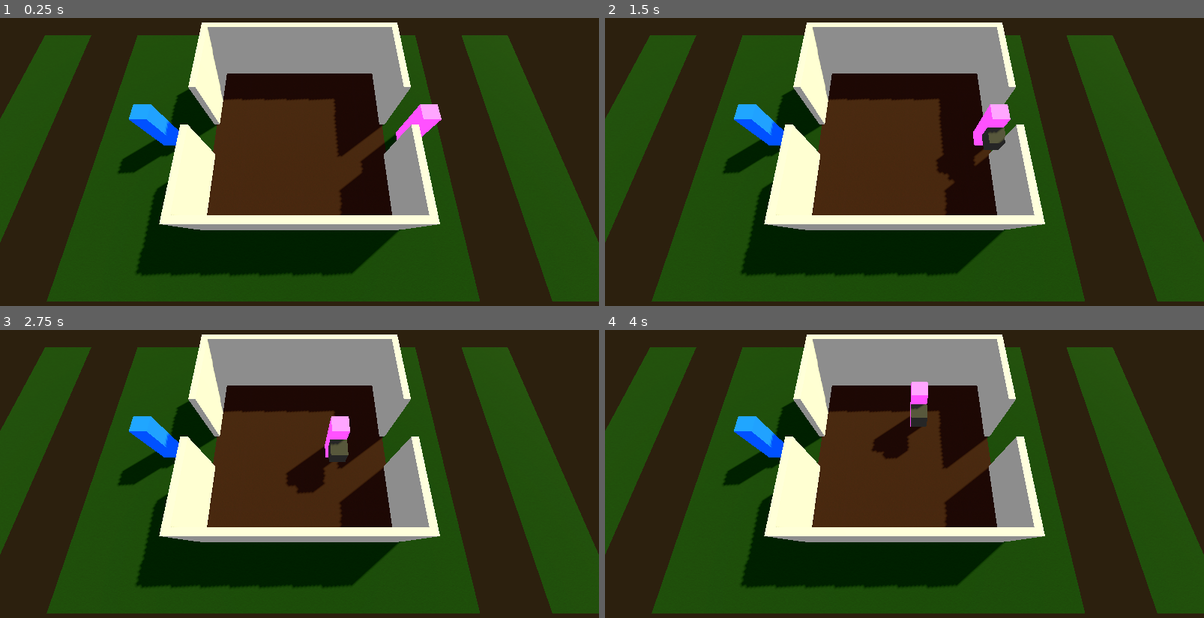
Above: before the commit, frames 1-4 (two rows, left to right).
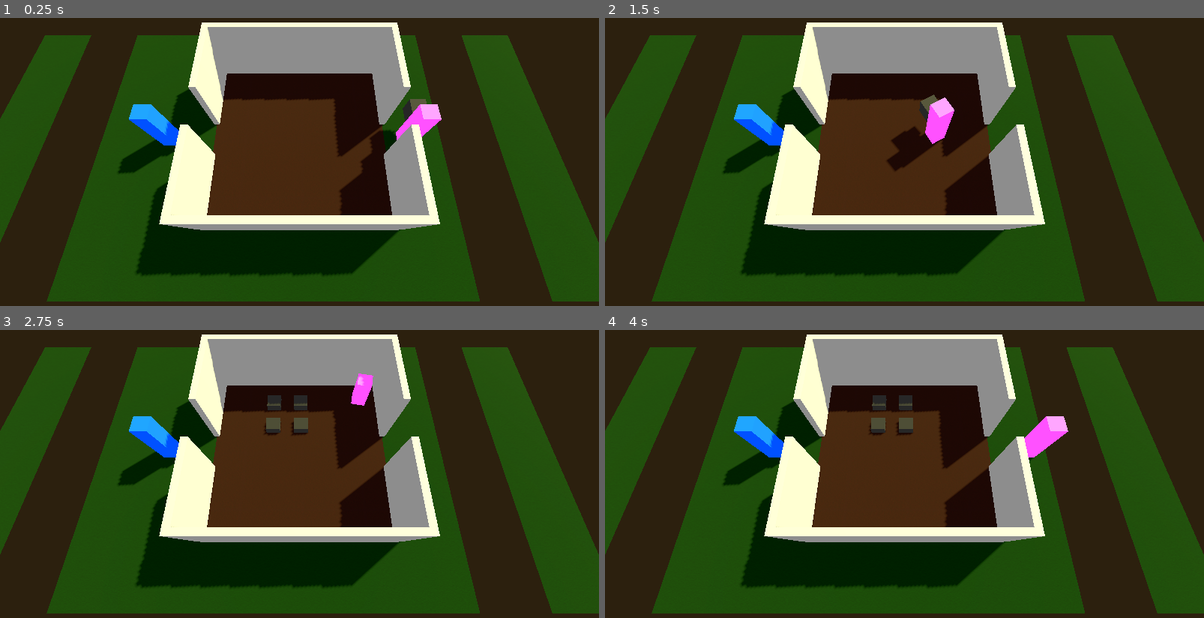
Above: after the commit, the same moments.

Repository: gshadows/Oniomania
Game: Godot game, scene res://levels/level_01.tscn
Same seed, same stepped clock (60 frames per second), same inputs: the game is played once before the commit and once after it.
Inputs:
- Up to frame 1 (0.25 s): no input
- Up to frame 2 (1.5 s): tap Enter at 0.5 s
- Up to frame 3 (2.75 s): no input
- Up to frame 4 (4 s): tap Space at 2.75 s

The runs differ from the first frame. In frame 1, 0.3% of the frame differs, in the area x 61-72%, y 28-47%; in frame 2, 2.5%, in the area x 47-68%, y 26-57%; in frame 3, 2.0%; in frame 4, 2.0%.

Commit message:
Wife rotates to move direction. Add input events.

Diff:
--- a/objects/wife/wife.gd
+++ b/objects/wife/wife.gd
@@ -19,7 +19,7 @@
 @export var wait_time := GAME_START_WAIT_SEC
 
 var courier_arrived := false
-var difficulty_modifier := 1.0 # Updated by the GameManager
+var difficulty_modifier := 5.0 # Updated by the GameManager
 
 
 func _process(delta: float) -> void:
@@ -29,14 +29,14 @@
 			_do_after_delay()
 		return
 	var dir := waypoint.global_position - global_position
-	var speed := delta * WALKING_SPEED * difficulty_modifier
-	if dir.length_squared() < minf(ARRIVAL_DISTANCE_SQUARED, speed * speed):
+	var move_dist := delta * WALKING_SPEED * difficulty_modifier
+	if dir.length_squared() < maxf(ARRIVAL_DISTANCE_SQUARED, move_dist * move_dist):
 		# Arrived
 		global_position = waypoint.global_position
 		_do_waypoint_actions()
 	else:
 		# Walk to waypoint
-		global_position += dir.normalized() * speed
+		global_position += dir.normalized() * move_dist
 		# TODO: Walk animation
 
 
@@ -144,6 +144,7 @@
 func _switch_waypoint(next_point:WayPoint) -> void:
 	print_verbose("Wife: Path %s (%s) -> %s (%s)" % [waypoint.name, waypoint.get_type_name(), next_point.name, next_point.get_type_name()])
 	waypoint = next_point
+	look_at(waypoint.global_position)
 
 func _switch_state(new_state:State) -> void:
 	print_verbose("Wife: ", stname(state), " -> ", stname(new_state))
@@ -157,7 +158,3 @@
 		State.STORING:		return "STORING"
 		State.LITTERING:	return "LITTERING"
 		_: return str(st)
-
-
-func _coin() -> bool:
-	return randi() % 100 > 50
--- a/objects/wife/wife.tscn
+++ b/objects/wife/wife.tscn
@@ -37,13 +37,12 @@
 surface_material_override/0 = SubResource("StandardMaterial3D_hlhih")
 
 [node name="MeshGoods" type="MeshInstance3D" parent="."]
-transform = Transform3D(1, 0, 0, 0, 1, 0, 0, 0, 1, 0, 1.03358, 0.52266)
+transform = Transform3D(1, 0, 0, 0, 1, 0, 0, 0, 1, 0, 1, -0.5)
 visible = false
 mesh = SubResource("BoxMesh_dh24m")
 surface_material_override/0 = SubResource("StandardMaterial3D_itx2t")
 
 [node name="MeshGargabe" type="MeshInstance3D" parent="."]
-transform = Transform3D(1, 0, 0, 0, 1, 0, 0, 0, 1, 0, 1.03358, 0.52266)
-visible = false
+transform = Transform3D(1, 0, 0, 0, 1, 0, 0, 0, 1, 0, 1, -0.5)
 mesh = SubResource("BoxMesh_qj7gi")
 surface_material_override/0 = SubResource("StandardMaterial3D_y7o1k")
--- a/project.godot
+++ b/project.godot
@@ -24,6 +24,49 @@
 version_control/plugin_name="GitPlugin"
 version_control/autoload_on_startup=true
 
+[input]
+
+up={
+"deadzone": 0.5,
+"events": [Object(InputEventKey,"resource_local_to_scene":false,"resource_name":"","device":-1,"window_id":0,"alt_pressed":false,"shift_pressed":false,"ctrl_pressed":false,"meta_pressed":false,"pressed":false,"keycode":0,"physical_keycode":87,"key_label":0,"unicode":119,"echo":false,"script":null)
+, Object(InputEventJoypadButton,"resource_local_to_scene":false,"resource_name":"","device":-1,"button_index":11,"pressure":0.0,"pressed":true,"script":null)
+, Object(InputEventJoypadMotion,"resource_local_to_scene":false,"resource_name":"","device":-1,"axis":1,"axis_value":-1.0,"script":null)
+, Object(InputEventJoypadMotion,"resource_local_to_scene":false,"resource_name":"","device":-1,"axis":3,"axis_value":-1.0,"script":null)
+]
+}
+down={
+"deadzone": 0.5,
+"events": [Object(InputEventKey,"resource_local_to_scene":false,"resource_name":"","device":-1,"window_id":0,"alt_pressed":false,"shift_pressed":false,"ctrl_pressed":false,"meta_pressed":false,"pressed":false,"keycode":0,"physical_keycode":83,"key_label":0,"unicode":115,"echo":false,"script":null)
+, Object(InputEventJoypadButton,"resource_local_to_scene":false,"resource_name":"","device":-1,"button_index":12,"pressure":0.0,"pressed":true,"script":null)
+, Object(InputEventJoypadMotion,"resource_local_to_scene":false,"resource_name":"","device":-1,"axis":1,"axis_value":1.0,"script":null)
+, Object(InputEventJoypadMotion,"resource_local_to_scene":false,"resource_name":"","device":-1,"axis":3,"axis_value":1.0,"script":null)
+]
+}
+left={
+"deadzone": 0.5,
+"events": [Object(InputEventKey,"resource_local_to_scene":false,"resource_name":"","device":-1,"window_id":0,"alt_pressed":false,"shift_pressed":false,"ctrl_pressed":false,"meta_pressed":false,"pressed":false,"keycode":0,"physical_keycode":65,"key_label":0,"unicode":97,"echo":false,"script":null)
+, Object(InputEventJoypadButton,"resource_local_to_scene":false,"resource_name":"","device":-1,"button_index":13,"pressure":0.0,"pressed":true,"script":null)
+, Object(InputEventJoypadMotion,"resource_local_to_scene":false,"resource_name":"","device":-1,"axis":0,"axis_value":-1.0,"script":null)
+, Object(InputEventJoypadMotion,"resource_local_to_scene":false,"resource_name":"","device":-1,"axis":2,"axis_value":-1.0,"script":null)
+]
+}
+right={
+"deadzone": 0.5,
+"events": [Object(InputEventKey,"resource_local_to_scene":false,"resource_name":"","device":-1,"window_id":0,"alt_pressed":false,"shift_pressed":false,"ctrl_pressed":false,"meta_pressed":false,"pressed":false,"keycode":0,"physical_keycode":68,"key_label":0,"unicode":100,"echo":false,"script":null)
+, Object(InputEventJoypadButton,"resource_local_to_scene":false,"resource_name":"","device":-1,"button_index":14,"pressure":0.0,"pressed":true,"script":null)
+, Object(InputEventJoypadMotion,"resource_local_to_scene":false,"resource_name":"","device":-1,"axis":0,"axis_value":-1.0,"script":null)
+, Object(InputEventJoypadMotion,"resource_local_to_scene":false,"resource_name":"","device":-1,"axis":2,"axis_value":1.0,"script":null)
+]
+}
+action={
+"deadzone": 0.5,
+"events": [Object(InputEventKey,"resource_local_to_scene":false,"resource_name":"","device":-1,"window_id":0,"alt_pressed":false,"shift_pressed":false,"ctrl_pressed":false,"meta_pressed":false,"pressed":false,"keycode":0,"physical_keycode":32,"key_label":0,"unicode":32,"echo":false,"script":null)
+, Object(InputEventMouseButton,"resource_local_to_scene":false,"resource_name":"","device":-1,"window_id":0,"alt_pressed":false,"shift_pressed":false,"ctrl_pressed":false,"meta_pressed":false,"button_mask":1,"position":Vector2(284, 23),"global_position":Vector2(288, 64),"factor":1.0,"button_index":1,"canceled":false,"pressed":true,"double_click":false,"script":null)
+, Object(InputEventJoypadMotion,"resource_local_to_scene":false,"resource_name":"","device":-1,"axis":5,"axis_value":1.0,"script":null)
+, Object(InputEventJoypadMotion,"resource_local_to_scene":false,"resource_name":"","device":-1,"axis":4,"axis_value":1.0,"script":null)
+]
+}
+
 [rendering]
 
 renderer/rendering_method="gl_compatibility"
